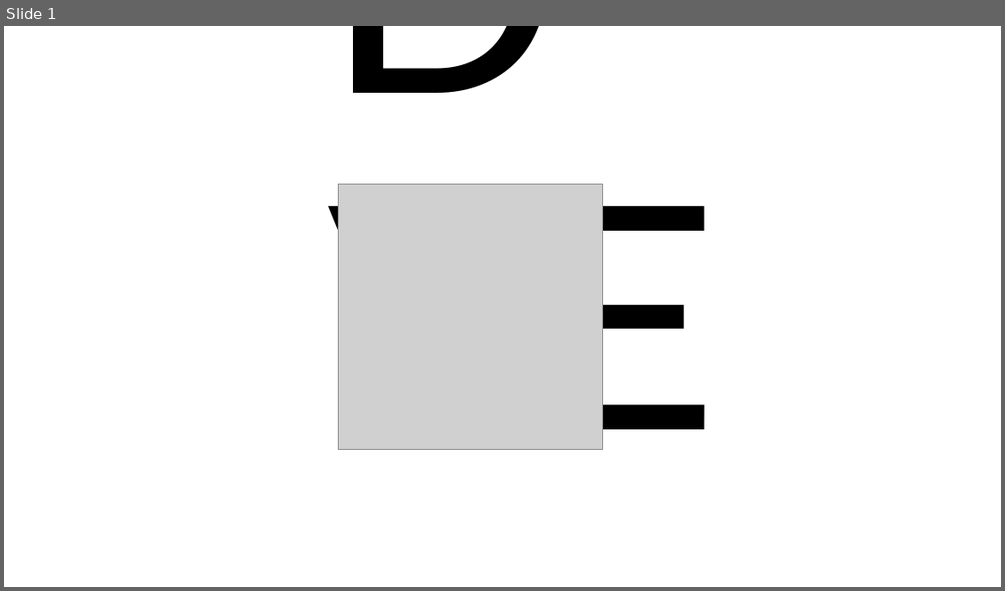
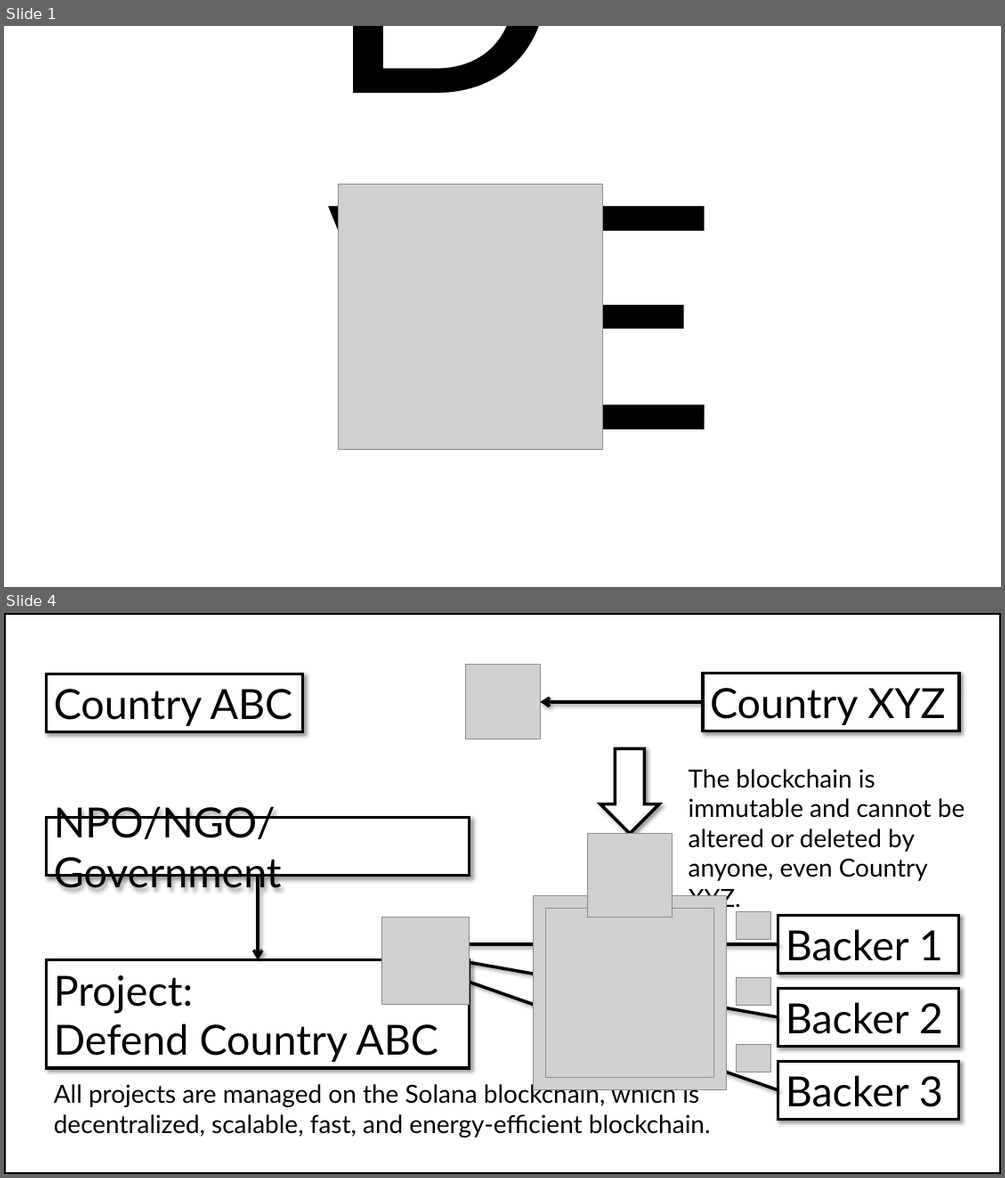
Before and after one commit to ohsugi/dove, a slide deck: images/DOVE.pptx. Shown one above the other, each under a label of ours: slide 1 before the commit, slides 1 and 4 after it; the slides between them are not shown. The pictures are 1005x591 and 1005x1178 pixels, drawn with LibreOffice and Linux fonts; fonts in the diff are those of the drawing; grey boxes stand for pictures. Boxes give left, top, right and bottom in pixels: in the first picture for what was removed or moved away, otherwise in the second. Text is boxed around its words. In the diff, an @@ line names an element or a change of style, - is before the commit and + after.

Commit message:
Fix: #26: Add the project explanation in README.md  - images/image002.png  - images/image003.png    - Added the description images.  - images/DOVE.pptx  - images/image000.png  - images/image001.png  - README.md   - Update the description.

```diff
--- a/images/DOVE.pptx
+++ b/images/DOVE.pptx
@@ slide 4 added at (4,613,1001,1174), background #FFFFFF @@
@@ group added at (4,613,1001,1174): 8 rectangles, 8 pictures, 5 arrows, 2 texts, 1 down arrow @@
+Country ABC
+Project:
+Defend Country ABC
+Country XYZ
+NPO/NGO/Government
+Backer 1
+Backer 2
+Backer 3
+The blockchain is immutable and cannot be altered or deleted by anyone, even Country XYZ.
+All projects are managed on the Solana blockchain, which is decentralized, scalable, fast, and energy-efficient blockchain.
```
Also in this commit, not shown: 2 slides changed, 1 other slide added, 5 other files.
